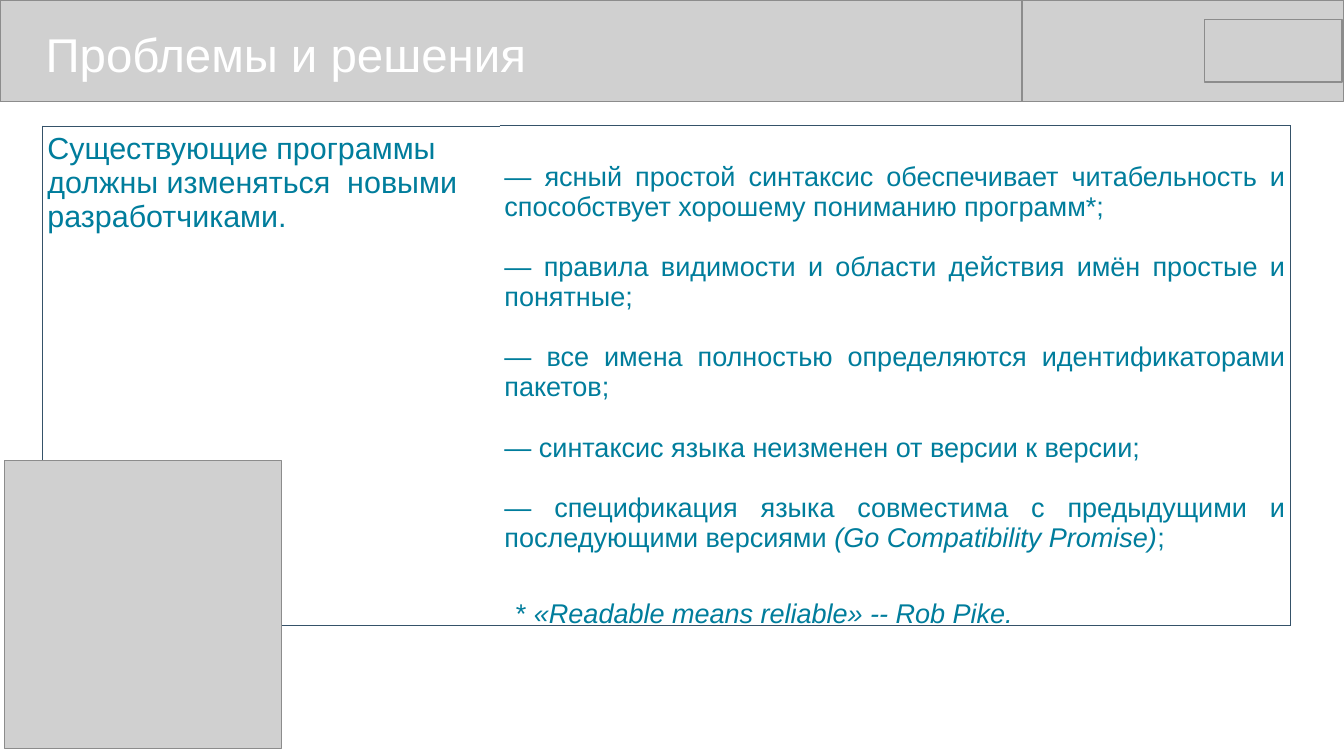
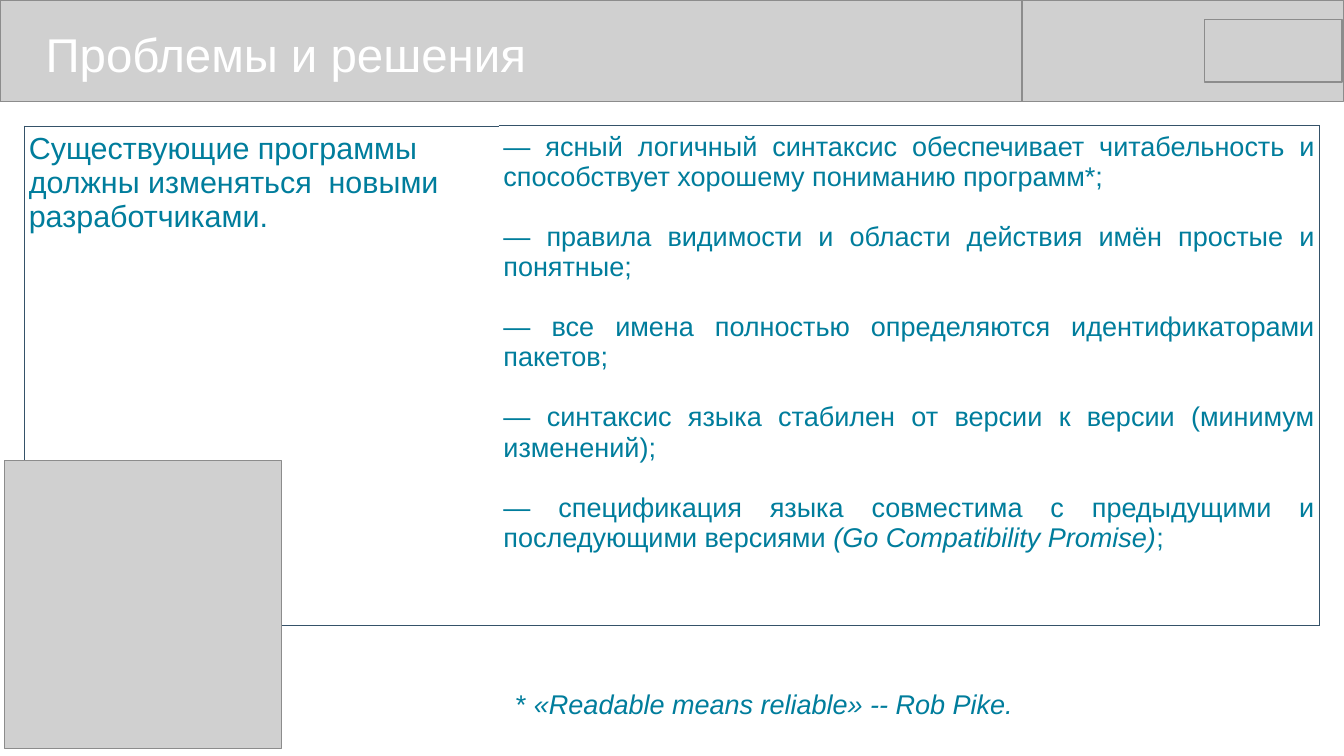
Before and after one commit to mike-shock/Go_language, a slide deck: slide 8 of view/Go_View.odp. Drawn at 1344x756 pixels with LibreOffice and Linux fonts; fonts in the diff are those of the drawing; grey boxes stand for pictures. Boxes give left, top, right and bottom in pixels: in the first picture for what was removed or moved away, otherwise in the second. Text is boxed around its words. In the diff, an @@ line names an element or a change of style, - is before the commit and + after.

```diff
--- a/view/Go_View.odp
+++ b/view/Go_View.odp
@@ table at <box>24,126,1321,587</box> @@
-row 1, column 2: — ясный простой синтаксис обеспечивает читабельность и способствует хорошему пониманию программ*; / — правила видимости и области действия имён простые и понятные; / — все имена полностью определяются идентификаторами пакетов; / — синтаксис языка неизменен от версии к версии; / — спецификация языка совместима с предыдущими и последующими версиями (Go Compatibility Promise);
+row 1, column 2: — ясный логичный синтаксис обеспечивает читабельность и способствует хорошему пониманию программ*; / — правила видимости и области действия имён простые и понятные; / — все имена полностью определяются идентификаторами пакетов; / — синтаксис языка стабилен от версии к версии (минимум изменений); / — спецификация языка совместима с предыдущими и последующими версиями (Go Compatibility Promise);
@@ table: place and size @@
-table at <box>43,126,1292,587</box>
+table at <box>24,126,1321,587</box>
@@ text "* «Readable means reliable» -- ...": place and size @@
-text "* «Readable means reliable» -- ..." at <box>534,603,1013,626</box>
+text "* «Readable means reliable» -- ..." at <box>534,694,1013,715</box>
```
Also in this commit, not shown: 11 other slides changed, 3 other files.
